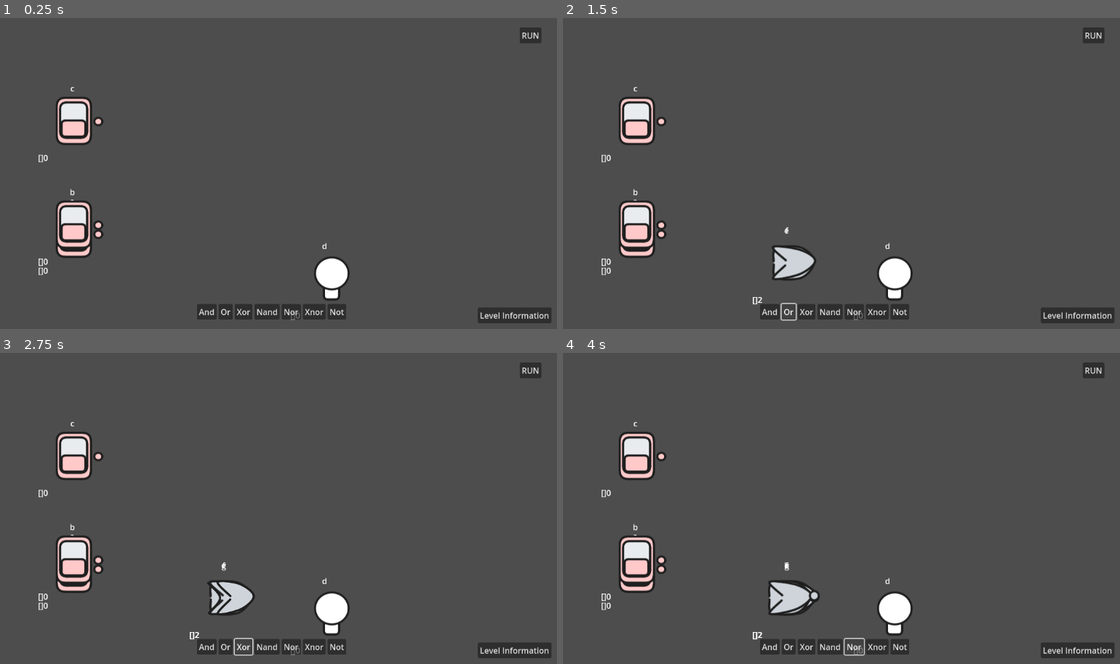
Above: before the commit, frames 1-4 (two rows, left to right).
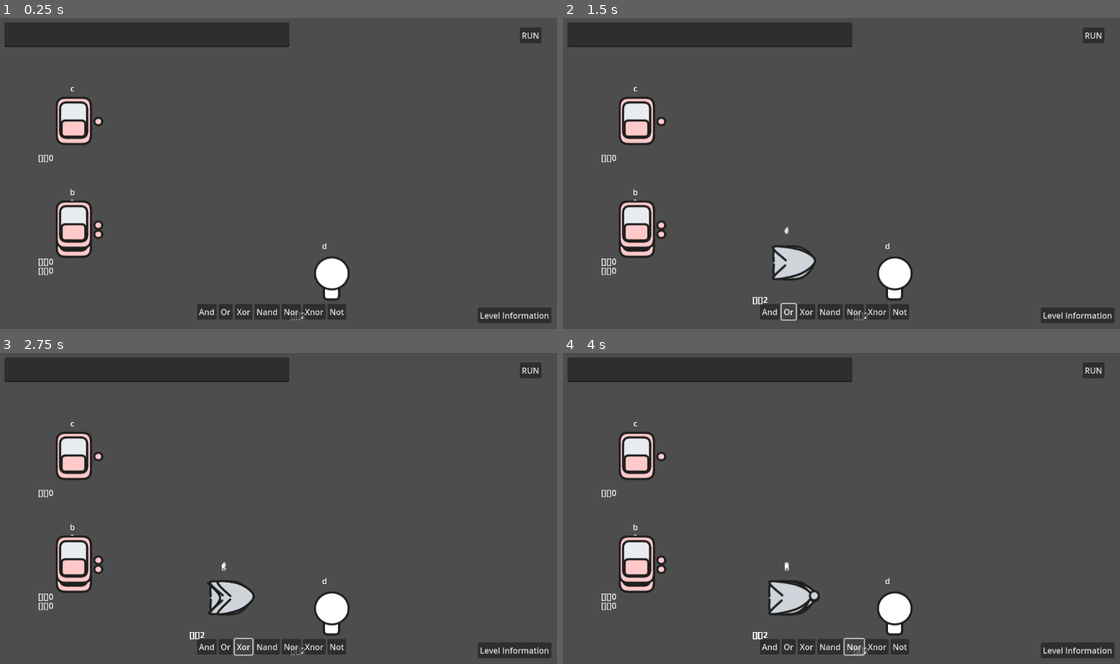
Above: after the commit, the same moments.

Repository: sininen-blue/logic-gate-tesseract
Game: Godot game, scene res://simulation/simulation.tscn
The game is run twice, just before and just after one commit, with the same random seed, the same clock (stepped at 60 frames per second) and the same inputs. This scene is started directly instead of the project's main scene.
Inputs:
- Up to frame 1 (0.25 s): no input
- Up to frame 2 (1.5 s): click "And" at 0.5 s; click "Or" at 1.25 s
- Up to frame 3 (2.75 s): click "Xor" at 2 s
- Up to frame 4 (4 s): click "Nand" at 2.75 s; click "Nor" at 3.5 s

The runs differ from the first frame. In frame 1, 4.2% of the frame differs, in the area x 0-55%, y 1-98%; in frame 2, 4.2%; in frame 3, 4.2%; in frame 4, 4.2%.

Commit message:
cleaned up

Diff:
--- a/simulation/gate.gd
+++ b/simulation/gate.gd
@@ -29,14 +29,10 @@
 	start_label.text = gate_name
 
 func _process(_delta: float) -> void:
-	$TestingLabel.text = str(input_connections, value)
+	$TestingLabel.text = str(connections, input_connections, value)
 
-func is_input(connection : Connection) -> bool:
-	return connection.input == self
-
-func handle_value() -> void:
-	input_connections = connections.filter(is_input)
-	if self.gate_type == "start" or self.gate_type == "end":
+	# value handling
+	if self.gate_type == "start":
 		return
 
 	if len(input_connections) < input_max:
@@ -47,9 +43,9 @@
 	if input_max == 1:
 		match gate_type:
 			"not":
-				self.value = !value
+				self.value = !input_one
 			"end":
-				self.value = value
+				self.value = input_one
 	if input_max == 2:
 		var input_two : int = input_connections[1].output.value
 		match gate_type:
--- a/simulation/simulation-manager.gd
+++ b/simulation/simulation-manager.gd
@@ -18,6 +18,7 @@
 @onready var mouse_area: Area2D = $MouseArea
 @onready var camera : Camera2D = $Camera2D
 
+@onready var text_edit: TextEdit = $CanvasLayer/UI/TextEdit
 @onready var and_button: Button = $CanvasLayer/UI/FlowContainer/AndButton
 @onready var or_button: Button = $CanvasLayer/UI/FlowContainer/OrButton
 @onready var xor_button: Button = $CanvasLayer/UI/FlowContainer/XorButton
@@ -25,68 +26,6 @@
 @onready var nor_button: Button = $CanvasLayer/UI/FlowContainer/NorButton
 @onready var xnor_button: Button = $CanvasLayer/UI/FlowContainer/XnorButton
 @onready var not_button: Button = $CanvasLayer/UI/FlowContainer/NotButton
-
-
-var root : node
-class node:
-	var gate : Gate
-	var left : node
-	var right : node
-
-
-func _on_child_order_changed() -> void:
-	var children : Array[Node] = get_children()
-	for child in children:
-		if child.is_in_group("gates") and child not in all_gates:
-			all_gates.append(child)
-
-	for gate in all_gates:
-		if gate not in children:
-			all_gates.erase(gate)
-			active_gates.erase(gate)
-
-	for gate in all_gates:
-		if len(gate.input_connections) == gate.input_max and gate not in active_gates:
-			active_gates.append(gate)
-		if len(gate.input_connections) < gate.input_max and gate in active_gates:
-			active_gates.erase(gate)
-
-	## BUG: crashes if freed
-	## should run after every connection creation and deletion
-	## NOTE: works but needs to be set up so I can get ((b and c) or a)
-	## look up abstract syntax trees
-	for gate in active_gates:
-		if gate.input_max == 1:
-
-
-
-			print(gate.gate_type, gate.input_connections[0].output.gate_name)
-		else:
-			var new_node : node = node.new()
-			new_node.gate = gate
-
-			if gate.input_connections[0].output.gate_type == "start":
-				var left_leaf : node = node.new()
-				left_leaf.gate = gate.input_connections[0].output
-				new_node.left = left_leaf
-			if gate.input_connections[1].output.gate_type == "start":
-				var right_leaf : node = node.new()
-				right_leaf.gate = gate.input_connections[1].output
-				new_node.left = right_leaf
-
-			if root == null:
-				root = new_node
-			else:
-				if gate.input_connections[0].output == root.gate:
-					new_node.left = root
-					root = new_node
-				# if the output of the gate is the root itself, it becomes the branch
-				# of that new root
-				# else
-				# the new node is placed in the left or right side of the node
-				pass
-
-	print(root) ## note, traverse tree here
 
 
 func _ready() -> void:
@@ -132,6 +71,7 @@
 	gate_scene.global_position = start_location
 
 	add_child(gate_scene)
+	all_gates.append(gate_scene)
 
 
 ## Deletion
@@ -154,29 +94,38 @@
 	var areas : Array[Area2D] = mouse_area.get_overlapping_areas()
 	for area in areas:
 		if area.is_in_group("connections"):
-			var connection : Connection = area.get_parent()
-			connection.input.connections.erase(connection)
-			connection.input.handle_value()
-			connection.output.connections.erase(connection)
-			connection.output.handle_value()
-			remove_child(connection)
+			delete_connection(area.get_parent())
 			return
 		if area.is_in_group("gates"):
 			if !(area.gate_type == "start" or area.gate_type == "end"):
-				remove_connections(area)
+				var to_delete : Array[Connection]
+				for connection : Connection in area.connections:
+					to_delete.append(connection)
+				for connection in to_delete:
+					delete_connection(connection)
 				remove_child(area)
 				return
 
-func remove_connections(gate : Gate) -> void:
-	for connection in gate.connections:
-		remove_child(connection)
-
-		if connection.input == gate: # left side of gate
-			connection.output.connections.erase(connection)
-			connection.output.handle_value()
-		if connection.output == gate:
-			connection.input.connections.erase(connection)
-			connection.input.handle_value()
+
+func delete_connection(connection : Connection) -> void:
+	# erase from gate array
+	connection.output.connections.erase(connection)
+	connection.input.connections.erase(connection)
+	connection.input.input_connections.erase(connection)
+	# frees node
+	remove_child(connection)
+
+
+func complete_connection() -> void:
+	# limits connection inputs
+	if len(temp_connection.input.input_connections) >= temp_connection.input.input_max:
+		return
+
+	temp_connection.output.connections.append(temp_connection)
+	temp_connection.input.connections.append(temp_connection)
+	temp_connection.input.input_connections.append(temp_connection)
+	add_child(temp_connection)
+	temp_connection = null
 
 
 ## Processes
@@ -189,6 +138,15 @@
 
 	match state:
 		IDLE:
+			var output : String = ""
+			active_gates = all_gates.filter(is_active)
+
+			for gate in active_gates:
+				output += gate.gate_name
+
+			text_edit.text = output
+
+			## transitions
 			if Input.is_action_just_pressed("left_click"):
 				if mouse_area.has_overlapping_areas() == false:
 					start_position = get_global_mouse_position()
@@ -257,18 +215,10 @@
 
 				state = IDLE
 
-
-func complete_connection() -> void:
-	# limits connection inputs
-	if len(temp_connection.input.input_connections) >= temp_connection.input.input_max:
-		return
-
-	temp_connection.output.connections.append(temp_connection)
-	temp_connection.input.connections.append(temp_connection)
-	temp_connection.output.handle_value()
-	temp_connection.input.handle_value()
-	add_child(temp_connection)
-	temp_connection = null
+func is_active(gate : Gate) -> bool:
+	if gate.gate_type == "start":
+		return false
+	return gate.value != 2
 
 
 func run_simulation() -> void:
--- a/simulation/simulation.tscn
+++ b/simulation/simulation.tscn
@@ -42,6 +42,12 @@
 grow_vertical = 2
 mouse_filter = 2
 metadata/_edit_lock_ = true
+
+[node name="TextEdit" type="TextEdit" parent="CanvasLayer/UI"]
+offset_left = 46.0
+offset_top = 22.0
+offset_right = 611.0
+offset_bottom = 71.0
 
 [node name="FlowContainer" type="FlowContainer" parent="CanvasLayer/UI"]
 layout_mode = 1
@@ -180,5 +186,4 @@
 scale = Vector2(0.5, 0.5)
 texture = ExtResource("5_o6ogc")
 
-[connection signal="child_order_changed" from="." to="." method="_on_child_order_changed"]
 [connection signal="pressed" from="CanvasLayer/UI/InfoButton" to="." method="_on_info_button_pressed"]
